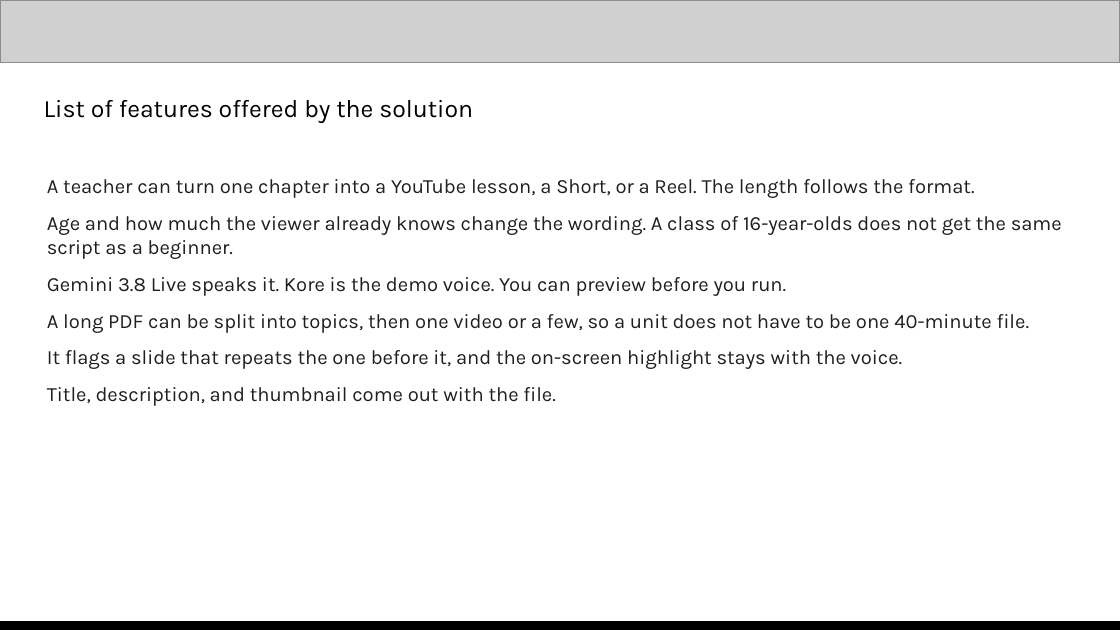
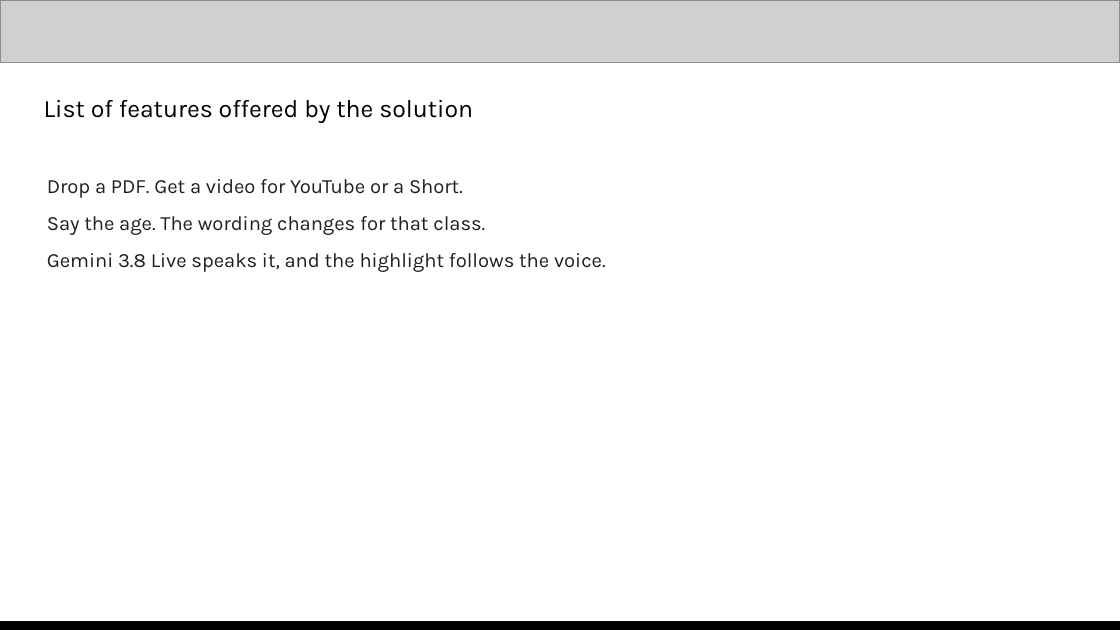
Before and after one commit to saitej123/Gemini-Multimodal-Studio, a slide deck: slide 5 of Template/Out/Multimodal Studio - AI Builder Cup.pptx. Drawn at 1120x630 pixels with LibreOffice and Linux fonts; fonts in the diff are those of the drawing; grey boxes stand for pictures. Boxes give left, top, right and bottom in pixels: in the first picture for what was removed or moved away, otherwise in the second. Text is boxed around its words. In the diff, an @@ line names an element or a change of style, - is before the commit and + after.

```diff
--- a/Template/Out/Multimodal Studio - AI Builder Cup.pptx
+++ b/Template/Out/Multimodal Studio - AI Builder Cup.pptx
@@ text at (x1=47, y1=179, x2=606, y2=272): text changed @@
-A teacher can turn one chapter into a YouTube lesson, a Short, or a Reel. The length follows the format.
-Age and how much the viewer already knows change the wording. A class of 16-year-olds does not get the same script as a beginner.
-Gemini 3.8 Live speaks it. Kore is the demo voice. You can preview before you run.
-A long PDF can be split into topics, then one video or a few, so a unit does not have to be one 40-minute file.
-It flags a slide that repeats the one before it, and the on-screen highlight stays with the voice.
-Title, description, and thumbnail come out with the file.
+Drop a PDF. Get a video for YouTube or a Short.
+Say the age. The wording changes for that class.
+Gemini 3.8 Live speaks it, and the highlight follows the voice.
```
Also in this commit, not shown: 12 other slides changed, 2 other files.
